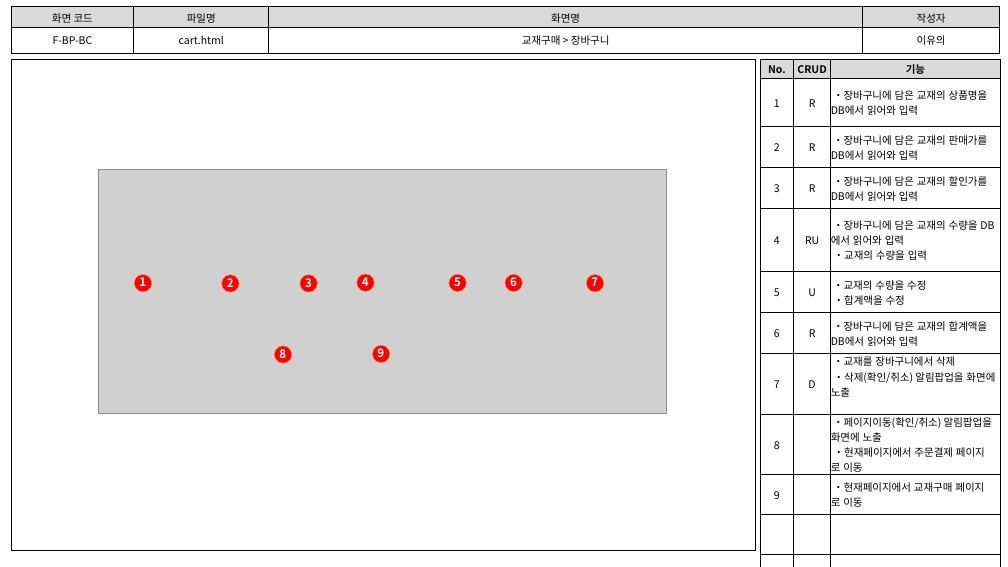
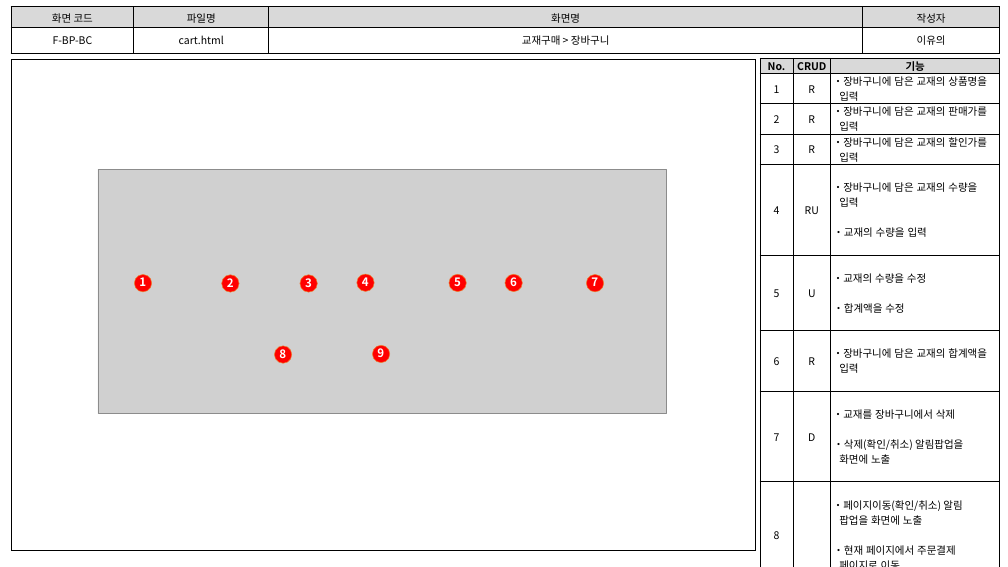
Before and after one commit to index506/cosmo6th_3thGroup, a slide deck: slide 2 of 3rd_Project/Member/Lee/기능,화면,테스트 문서/3th_Project_화면 설계도(이유의).pptx. Drawn at 1008x567 pixels with LibreOffice and Linux fonts; fonts in the diff are those of the drawing; grey boxes stand for pictures. Boxes give left, top, right and bottom in pixels: in the first picture for what was removed or moved away, otherwise in the second. Text is boxed around its words. In the diff, an @@ line names an element or a change of style, - is before the commit and + after.

```diff
--- a/3rd_Project/Member/Lee/기능,화면,테스트 문서/3th_Project_화면 설계도(이유의).pptx
+++ b/3rd_Project/Member/Lee/기능,화면,테스트 문서/3th_Project_화면 설계도(이유의).pptx
@@ table at [760,58,1000,559] @@
-row 2, column 3: ・장바구니에 담은 교재의 상품명을 DB에서 읽어와 입력
+row 2, column 3: ・장바구니에 담은 교재의 상품명을 / 입력
-row 3, column 3: ・장바구니에 담은 교재의 판매가를 DB에서 읽어와 입력
+row 3, column 3: ・장바구니에 담은 교재의 판매가를 / 입력
-row 4, column 3: ・장바구니에 담은 교재의 할인가를 DB에서 읽어와 입력
+row 4, column 3: ・장바구니에 담은 교재의 할인가를 / 입력
-row 5, column 3: ・장바구니에 담은 교재의 수량을 DB에서 읽어와 입력 / ・교재의 수량을 입력
+row 5, column 3: ・장바구니에 담은 교재의 수량을 / 입력 / ・교재의 수량을 입력
-row 7: 6 | R | ・장바구니에 담은 교재의 합계액을 DB에서 읽어와 입력
-row 8: 7 | D | ・교재를 장바구니에서 삭제 / ・삭제(확인/취소) 알림팝업을 화면에 노출
-row 9: 8 |  | ・페이지이동(확인/취소) 알림팝업을 화면에 노출 / ・현재페이지에서 주문결제 페이지 / 로 이동
-row 10: 9 |  | ・현재페이지에서 교재구매 페이지 / 로 이동
-row 11:  |  | 
-row 12:  |  | 
+row 7: 6 | R | ・장바구니에 담은 교재의 합계액을 / 입력
+row 8: 7 | D | ・교재를 장바구니에서 삭제 / ・삭제(확인/취소) 알림팝업을 / 화면에 노출
+row 9: 8 |  | ・페이지이동(확인/취소) 알림 / 팝업을 화면에 노출 / ・현재 페이지에서 주문결제 / 페이지로 이동
+row 10: 9 |  | ・현재페이지에서 교재구매 / 페이지로 이동
```
Also in this commit, not shown: 8 other slides changed, 3 other files.
